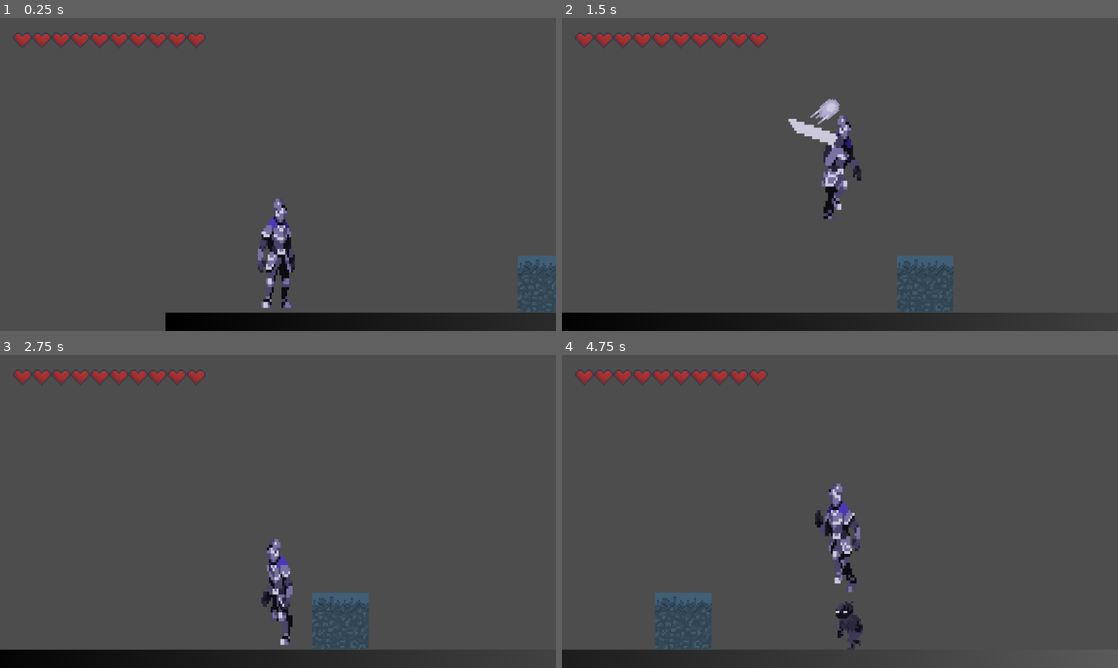
Above: before the commit, frames 1-4 (two rows, left to right).
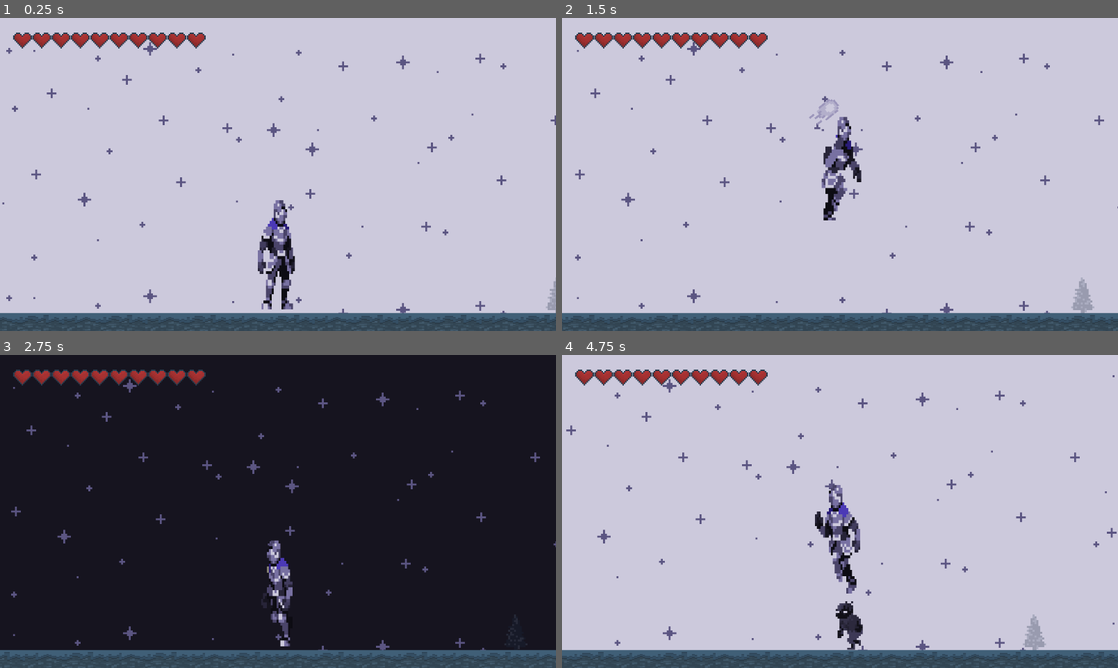
Above: after the commit, the same moments.

Repository: hugoc7/AbyssGameJam
Game: Godot game, scene res://levels/Level_Designtest.tscn
Same seed, same stepped clock (60 frames per second), same inputs: the game is played once before the commit and once after it. This scene is started directly instead of the project's main scene.
Inputs (mouse positions are in pixels of both pictures, inside the frame that each line leads up to):
- Up to frame 1 (0.25 s): no input
- Up to frame 2 (1.5 s): move the mouse to (962, 158) at 0.52 s; hold Right mouse button (attack_range) 0.53-1.28 s; hold D (move_right) from 0.53 s (still down); tap W (jump) at 0.77 s; move the mouse to (728, 190) at 1.27 s; click (728, 190) at 1.35 s
- Up to frame 3 (2.75 s): tap W (jump) at 1.52 s; move the mouse to (333, 442) at 2.02 s; release D (move_right) at 2.03 s; hold A (move_left) from 2.03 s (still down); tap Space (switch_level_color) at 2.1 s
- Up to frame 4 (4.75 s): move the mouse to (812, 574) at 2.77 s; release A (move_left) at 2.78 s; hold D (move_right) 2.78-4.28 s; right-click (812, 574) at 2.85 s; tap W (jump) at 3.02, 3.77, 4.52 s; move the mouse to (1006, 558) at 3.52 s; press the mouse at (1006, 558) at 3.53 s; move the mouse to (673, 464) at 4.27 s; release the mouse at (673, 464) at 4.28 s; hold A (move_left) from 4.28 s (still down); tap Space (switch_level_color) at 4.35 s

The runs differ from the first frame. In frame 1, 98% of the frame differs, in the area x 0-100%, y 0-100%; in frame 2, 98%; in frame 3, 98%; in frame 4, 97%.

Commit message:
put background on level design test

Diff:
--- a/levels/Level_Designtest.tscn
+++ b/levels/Level_Designtest.tscn
@@ -1,49 +1,131 @@
-[gd_scene load_steps=13 format=3 uid="uid://3msm8m5agd32"]
+[gd_scene load_steps=21 format=3 uid="uid://3msm8m5agd32"]
 
 [ext_resource type="Script" path="res://game_manager/game_manager.gd" id="1_dhjyw"]
 [ext_resource type="PackedScene" uid="uid://bmul6447vnsfc" path="res://menu/main_menu.tscn" id="2_7e8bt"]
+[ext_resource type="Texture2D" uid="uid://dupg7nlgpy05o" path="res://background/Background_Blanc.png" id="3_mnh24"]
 [ext_resource type="Script" path="res://background/background.gd" id="4_b4xrc"]
+[ext_resource type="Texture2D" uid="uid://bh7gny0jc8oov" path="res://background/Background_Noir.png" id="5_o53hr"]
 [ext_resource type="PackedScene" uid="uid://ck8o5v52wgvf6" path="res://player/player.tscn" id="6_gvd8d"]
+[ext_resource type="Texture2D" uid="uid://cju2e3xitswtc" path="res://background/Lune_Blanche.png" id="6_poqle"]
+[ext_resource type="Texture2D" uid="uid://ccv7aask0atan" path="res://background/Lune_Noir.png" id="7_5hsqk"]
 [ext_resource type="PackedScene" uid="uid://dkdfa3qyl3g7c" path="res://enemy/bat/enemy_bat.tscn" id="7_uj0o1"]
+[ext_resource type="Texture2D" uid="uid://c56nj5mli5aes" path="res://background/Tree_VerySmall_Blanc.png" id="8_4born"]
 [ext_resource type="PackedScene" uid="uid://cbe8prr8x1r0m" path="res://enemy/contact/enemy_contact.tscn" id="8_wx56g"]
 [ext_resource type="PackedScene" uid="uid://85ag7xxy5r67" path="res://hud/hud.tscn" id="9_72y83"]
+[ext_resource type="Texture2D" uid="uid://ch6u7bf4shbie" path="res://background/Tree_VerySmall_Noir.png" id="9_te73n"]
 [ext_resource type="Script" path="res://camera/camera.gd" id="10_nv2xi"]
+[ext_resource type="Texture2D" uid="uid://ebc2kimwwx3" path="res://background/Tree_Small_Blanc.png" id="11_lsk22"]
 [ext_resource type="Texture2D" uid="uid://04k2v4omn6ya" path="res://background/Grass.png" id="11_y84o4"]
-
-[sub_resource type="RectangleShape2D" id="RectangleShape2D_w26nm"]
-size = Vector2(4779, 44)
-
-[sub_resource type="Gradient" id="Gradient_p06mu"]
-
-[sub_resource type="GradientTexture1D" id="GradientTexture1D_gf473"]
-gradient = SubResource("Gradient_p06mu")
+[ext_resource type="Texture2D" uid="uid://c32t8fm180s2n" path="res://background/Tree_Small_Noir.png" id="12_wiwtu"]
+[ext_resource type="Texture2D" uid="uid://d3bbfxl8gbd1l" path="res://background/Tree_Medium_Blanc.png" id="13_e863v"]
+[ext_resource type="Texture2D" uid="uid://bb8nthoqvxjfl" path="res://background/Tree_Medium_Noir.png" id="14_0yb8k"]
+
+[sub_resource type="RectangleShape2D" id="RectangleShape2D_6h1wx"]
+size = Vector2(7656, 70)
 
 [node name="HUgo" type="Node2D"]
 script = ExtResource("1_dhjyw")
 main_menu = ExtResource("2_7e8bt")
 
+[node name="ParallaxBackground" type="ParallaxBackground" parent="."]
+
+[node name="ParallaxLayer1" type="ParallaxLayer" parent="ParallaxBackground"]
+motion_scale = Vector2(0.1, 1)
+
+[node name="Bkg" type="Sprite2D" parent="ParallaxBackground/ParallaxLayer1"]
+texture_repeat = 2
+position = Vector2(1476, 76)
+scale = Vector2(4, 4)
+texture = ExtResource("3_mnh24")
+region_enabled = true
+region_rect = Rect2(-482.438, -195.623, 1919.83, 427.273)
+script = ExtResource("4_b4xrc")
+black_texture = ExtResource("5_o53hr")
+white_texture = ExtResource("3_mnh24")
+
+[node name="ParallaxLayer2" type="ParallaxLayer" parent="ParallaxBackground"]
+position = Vector2(5, 1)
+motion_scale = Vector2(0.2, 1)
+
+[node name="Moon" type="Sprite2D" parent="ParallaxBackground/ParallaxLayer2"]
+position = Vector2(187, -198)
+scale = Vector2(4, 4)
+texture = ExtResource("6_poqle")
+region_rect = Rect2(-620.5, -250.625, 1792, 562)
+script = ExtResource("4_b4xrc")
+black_texture = ExtResource("7_5hsqk")
+white_texture = ExtResource("6_poqle")
+
+[node name="TreeVerySmall2" type="Sprite2D" parent="ParallaxBackground/ParallaxLayer2"]
+position = Vector2(721, 428)
+scale = Vector2(4, 4)
+texture = ExtResource("8_4born")
+region_rect = Rect2(-620.5, -250.625, 1792, 562)
+script = ExtResource("4_b4xrc")
+black_texture = ExtResource("9_te73n")
+white_texture = ExtResource("8_4born")
+
+[node name="Grass" type="Sprite2D" parent="ParallaxBackground/ParallaxLayer2"]
+texture_repeat = 2
+position = Vector2(700, 1098)
+scale = Vector2(2, 2)
+texture = ExtResource("11_y84o4")
+region_enabled = true
+region_rect = Rect2(-846.862, 0, 1420.86, 32)
+script = ExtResource("4_b4xrc")
+black_texture = ExtResource("11_y84o4")
+white_texture = ExtResource("11_y84o4")
+
+[node name="ParallaxLayer3" type="ParallaxLayer" parent="ParallaxBackground"]
+position = Vector2(10, 2)
+motion_scale = Vector2(0.5, 1)
+
+[node name="TreeSmall" type="Sprite2D" parent="ParallaxBackground/ParallaxLayer3"]
+position = Vector2(904, 426)
+scale = Vector2(4, 4)
+texture = ExtResource("11_lsk22")
+region_rect = Rect2(-620.5, -250.625, 1792, 562)
+script = ExtResource("4_b4xrc")
+black_texture = ExtResource("12_wiwtu")
+white_texture = ExtResource("11_lsk22")
+
+[node name="Grass" type="Sprite2D" parent="ParallaxBackground/ParallaxLayer3"]
+texture_repeat = 2
+position = Vector2(694, 1316)
+scale = Vector2(2, 2)
+texture = ExtResource("11_y84o4")
+region_enabled = true
+region_rect = Rect2(-846.862, 0, 1420.86, 32)
+script = ExtResource("4_b4xrc")
+black_texture = ExtResource("11_y84o4")
+white_texture = ExtResource("11_y84o4")
+
+[node name="ParallaxLayer4" type="ParallaxLayer" parent="ParallaxBackground"]
+position = Vector2(20, 4)
+motion_scale = Vector2(0.8, 1)
+
+[node name="TreeMedium" type="Sprite2D" parent="ParallaxBackground/ParallaxLayer4"]
+position = Vector2(1113, 426)
+scale = Vector2(4, 4)
+texture = ExtResource("13_e863v")
+region_rect = Rect2(-620.5, -250.625, 1792, 562)
+script = ExtResource("4_b4xrc")
+black_texture = ExtResource("14_0yb8k")
+white_texture = ExtResource("13_e863v")
+
+[node name="Grass" type="Sprite2D" parent="ParallaxBackground/ParallaxLayer4"]
+texture_repeat = 2
+position = Vector2(851, 1172)
+scale = Vector2(2, 2)
+texture = ExtResource("11_y84o4")
+region_enabled = true
+region_rect = Rect2(-846.862, 0, 1420.86, 32)
+script = ExtResource("4_b4xrc")
+black_texture = ExtResource("11_y84o4")
+white_texture = ExtResource("11_y84o4")
+
 [node name="PlayerSpawn" type="Marker2D" parent="."]
 position = Vector2(120, 390)
-
-[node name="Background" type="Sprite2D" parent="."]
-position = Vector2(576.673, 320.764)
-rotation = 1.5708
-scale = Vector2(2.52317, 4783.64)
-script = ExtResource("4_b4xrc")
-
-[node name="Ground" type="StaticBody2D" parent="."]
-position = Vector2(577, 617.5)
-collision_layer = 8
-collision_mask = 0
-
-[node name="Collider" type="CollisionShape2D" parent="Ground"]
-position = Vector2(-5.5, 0.5)
-shape = SubResource("RectangleShape2D_w26nm")
-debug_color = Color(0.572549, 0.454902, 0.823529, 0.419608)
-
-[node name="Sprite2D" type="Sprite2D" parent="Ground"]
-scale = Vector2(18.6561, 43)
-texture = SubResource("GradientTexture1D_gf473")
 
 [node name="Player" parent="." instance=ExtResource("6_gvd8d")]
 position = Vector2(-1578, 489)
@@ -110,9 +192,22 @@
 script = ExtResource("10_nv2xi")
 target = NodePath("../Player")
 
-[node name="Grass" type="Sprite2D" parent="."]
-position = Vector2(-1022, 537)
-scale = Vector2(3.65625, 3.65625)
-texture = ExtResource("11_y84o4")
+[node name="Ground" type="StaticBody2D" parent="."]
+position = Vector2(797, 565)
+collision_layer = 8
+collision_mask = 13
+
+[node name="Collider" type="CollisionShape2D" parent="Ground"]
+position = Vector2(672, 69)
+shape = SubResource("RectangleShape2D_6h1wx")
+debug_color = Color(0.572549, 0.454902, 0.823529, 0.419608)
+
+[node name="Grass" type="Sprite2D" parent="Ground"]
+texture_repeat = 2
+position = Vector2(671.5, 64.4552)
+scale = Vector2(5.40493, 2)
+texture = ExtResource("11_y84o4")
+region_enabled = true
+region_rect = Rect2(-846.862, 0, 1420.86, 32)
 
 [connection signal="life_changed" from="Player" to="HUD" method="_on_player_life_changed"]
--- a/levels/level1_Amaury_debug.tscn
+++ b/levels/level1_Amaury_debug.tscn
@@ -1,9 +1,7 @@
-[gd_scene load_steps=12 format=3 uid="uid://nycgtoto6ikd"]
+[gd_scene load_steps=10 format=3 uid="uid://nycgtoto6ikd"]
 
 [ext_resource type="Script" path="res://game_manager/game_manager.gd" id="1_a2u5j"]
-[ext_resource type="Texture2D" uid="uid://dl4qnp8j0q2fs" path="res://background/bkg_light.tres" id="2_y1sko"]
 [ext_resource type="Script" path="res://background/background.gd" id="3_hkw57"]
-[ext_resource type="Texture2D" uid="uid://chskkiuolcqd6" path="res://background/bkg_dark.tres" id="4_cycmt"]
 [ext_resource type="PackedScene" uid="uid://ck8o5v52wgvf6" path="res://player/player.tscn" id="5_g4ut1"]
 [ext_resource type="PackedScene" uid="uid://cbe8prr8x1r0m" path="res://enemy/contact/enemy_contact.tscn" id="6_1xb78"]
 [ext_resource type="PackedScene" uid="uid://85ag7xxy5r67" path="res://hud/hud.tscn" id="7_jrqam"]
@@ -27,10 +25,7 @@
 position = Vector2(575, 320.764)
 rotation = 1.5708
 scale = Vector2(2.52317, 1152.3)
-texture = ExtResource("2_y1sko")
 script = ExtResource("3_hkw57")
-dark_texture = ExtResource("4_cycmt")
-light_texture = ExtResource("2_y1sko")
 
 [node name="Ground" type="StaticBody2D" parent="."]
 position = Vector2(577, 617.5)
